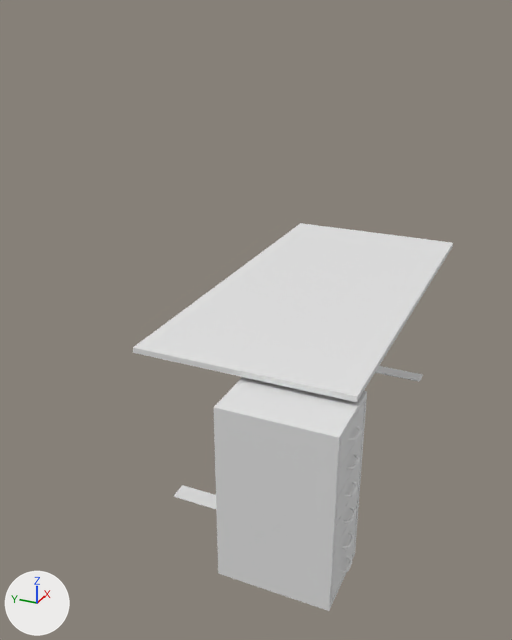
The glTF model original_assets/room.glb as it was, and as the next commit left it.
One viewpoint serves both versions: a 50 mm lens placed at (-13.02, -4.36, 8.95), pointed at (-1.31, 0.91, 3.1). The axes (+X, +Y, +Z) are drawn at lower left. The lights are the same throughout. Where no turn or scale is listed for an object, it has been applied to the vertices.

In view in the first picture: 'body', 'case01', 'legs', 'tabletop'.
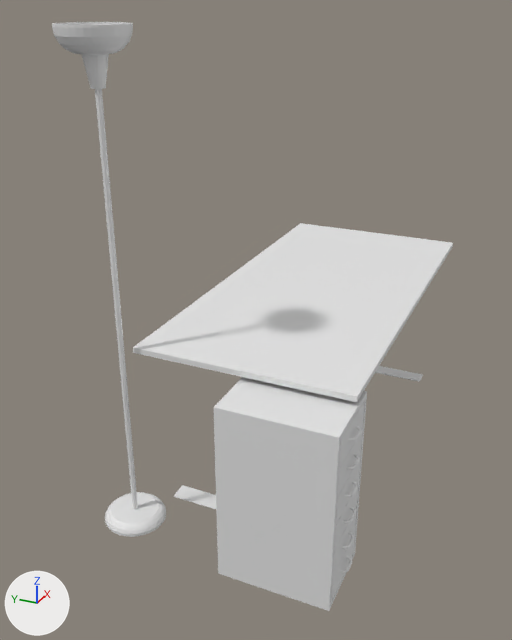
Scene script edits in JSON lines:
```json
{"op": "add", "block": "me_cylinder_005", "code": ["me_cylinder_005 = bpy.data.meshes.new('Cylinder.005')", "me_cylinder_005.from_pydata(...)  # 452 vertices, 900 faces; spans x -0.553..0.553, y -0.553..0.553, z -0.201..0.201"]}
{"op": "add", "block": "me_cylinder_004", "code": ["me_cylinder_004 = bpy.data.meshes.new('Cylinder.004')", "me_cylinder_004.from_pydata(...)  # a 16-sided cut cone along z (radius 0.108 at the low end, 0.193 at the high end) spanning x -0.193..0.193, y -0.193..0.193, z 7.742..8.203"]}
{"op": "add", "block": "me_cylinder_002", "code": ["me_cylinder_002 = bpy.data.meshes.new('Cylinder.002')", "me_cylinder_002.from_pydata(...)  # 20 vertices, 36 faces; spans x -0.05..0.05, y -0.05..0.05, z -3.78..3.78"]}
{"op": "add", "block": "me_cylinder", "code": ["me_cylinder = bpy.data.meshes.new('Cylinder')", "me_cylinder.from_pydata(...)  # 160 vertices, 316 faces; spans x -0.571..0.571, y -0.571..0.571, z -0.095..0.095"]}
{"op": "add", "block": "ob_cylinder_003", "code": ["ob_cylinder_003 = bpy.data.objects.new('Cylinder.003', me_cylinder_005)", "ob_cylinder_003.location = (-4.19, 2.1, 8.4)"]}
{"op": "add", "block": "ob_cylinder_002", "code": ["ob_cylinder_002 = bpy.data.objects.new('Cylinder.002', me_cylinder_004)", "ob_cylinder_002.location = (-4.19, 2.1, 0.0)"]}
{"op": "add", "block": "ob_cylinder_001", "code": ["ob_cylinder_001 = bpy.data.objects.new('Cylinder.001', me_cylinder_002)", "ob_cylinder_001.location = (-4.19, 2.1, 3.97)"]}
{"op": "add", "block": "ob_cylinder", "code": ["ob_cylinder = bpy.data.objects.new('Cylinder', me_cylinder)", "ob_cylinder.location = (-4.19, 2.1, 0.1)"]}
```

Changed parts and their boxes (x1, y1, x2, y2) in the pictures (512 x 640 px):
```json
{"object": "Cylinder.001", "change": "added", "after": [95, 89, 138, 509]}
{"object": "Cylinder.003", "change": "added", "after": [52, 22, 133, 55]}
{"object": "Cylinder", "change": "added", "after": [105, 492, 166, 537]}
{"object": "Cylinder.002", "change": "added", "after": [82, 54, 109, 89]}
```
